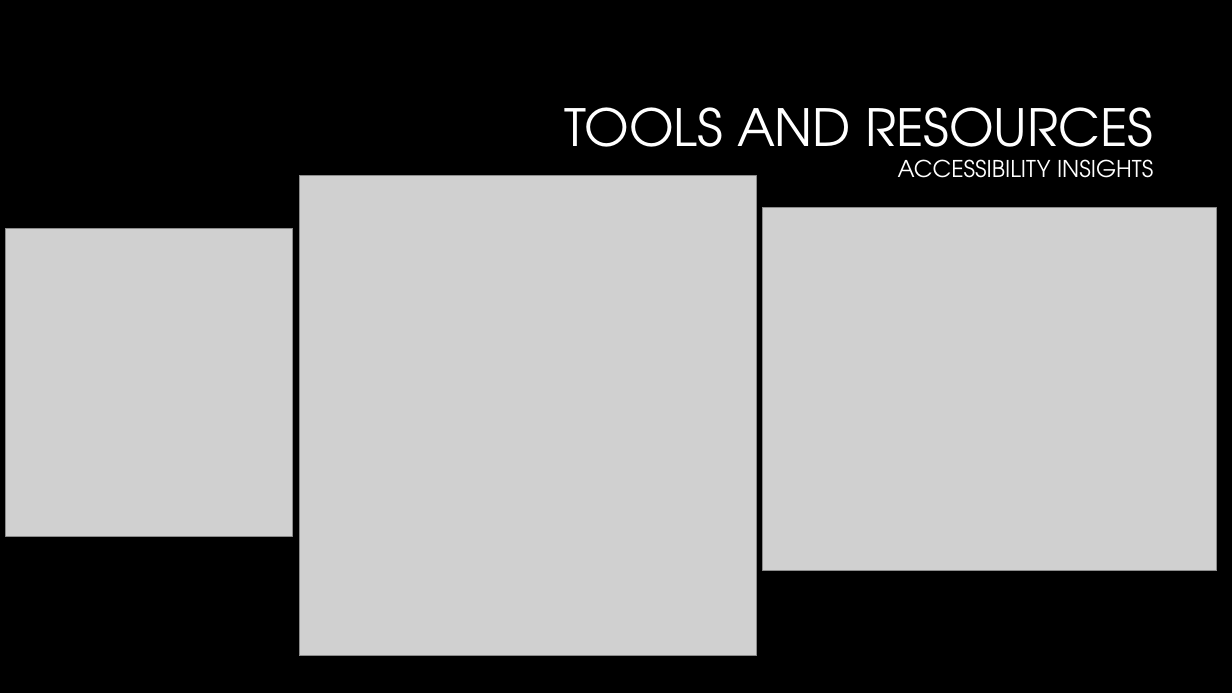
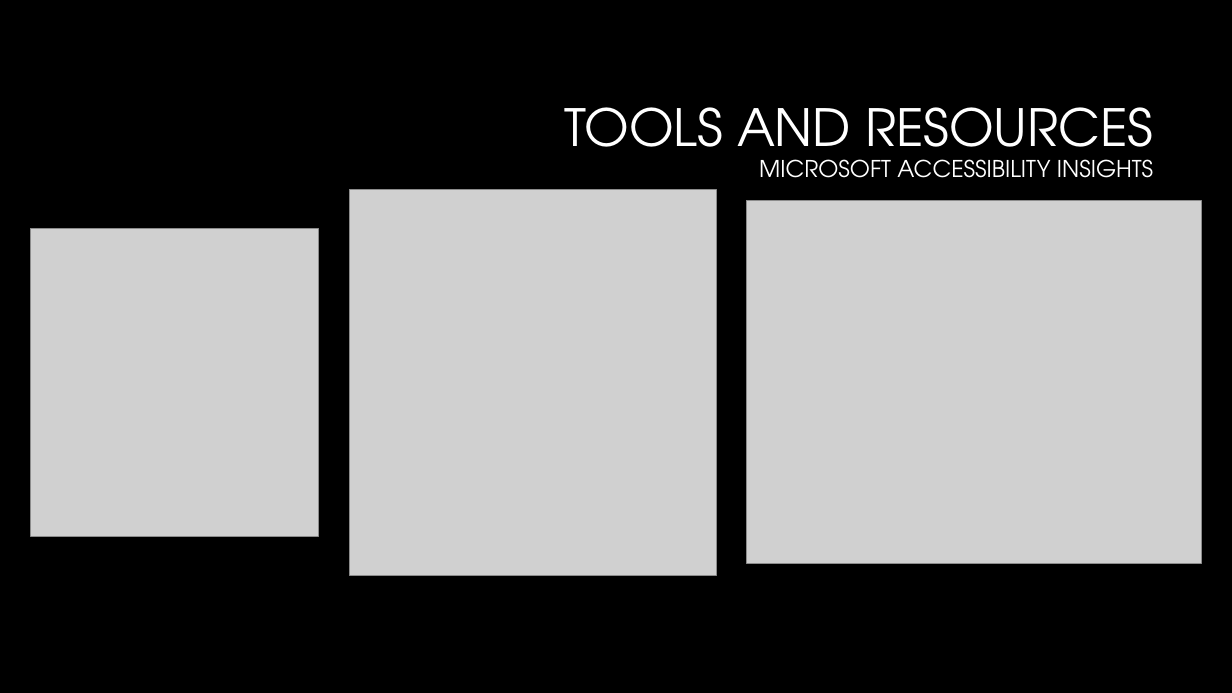
Before and after one commit to CorgiDev/A11y-Materials, a slide deck: slide 8 of Presenations/Upcoming Talk Drafts/2023_Accessibility Testing.pptx. Drawn at 1232x693 pixels with LibreOffice and Linux fonts; fonts in the diff are those of the drawing; grey boxes stand for pictures; background and template pictures are left out. Boxes give left, top, right and bottom in pixels: in the first picture for what was removed or moved away, otherwise in the second. Text is boxed around its words. In the diff, an @@ line names an element or a change of style, - is before the commit and + after.

```diff
--- a/Presenations/Upcoming Talk Drafts/2023_Accessibility Testing.pptx
+++ b/Presenations/Upcoming Talk Drafts/2023_Accessibility Testing.pptx
@@ title at box(565, 107, 1153, 178): text changed @@
-TOOLS AND RESOURCES
-ACCESSIBILITY INSIGHTS
+TOOLS AND RESOURCES
+MICROSOFT ACCESSIBILITY INSIGHTS
@@ picture: place and size @@
-picture at box(299, 176, 757, 656)
+picture at box(349, 189, 716, 575)
@@ picture: place and size @@
-picture at box(762, 208, 1217, 571)
+picture at box(747, 201, 1202, 564)
@@ picture: place and size @@
-picture at box(6, 228, 293, 536)
+picture at box(30, 228, 318, 536)
```
Also in this commit, not shown: 2 other slides changed.
